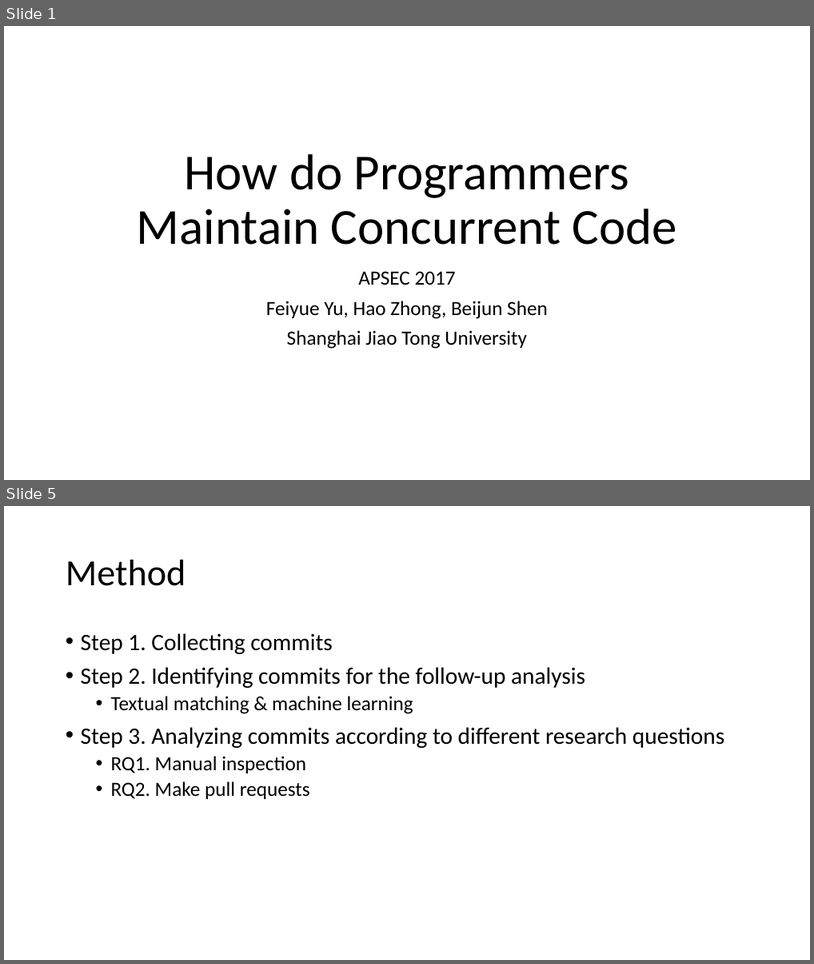
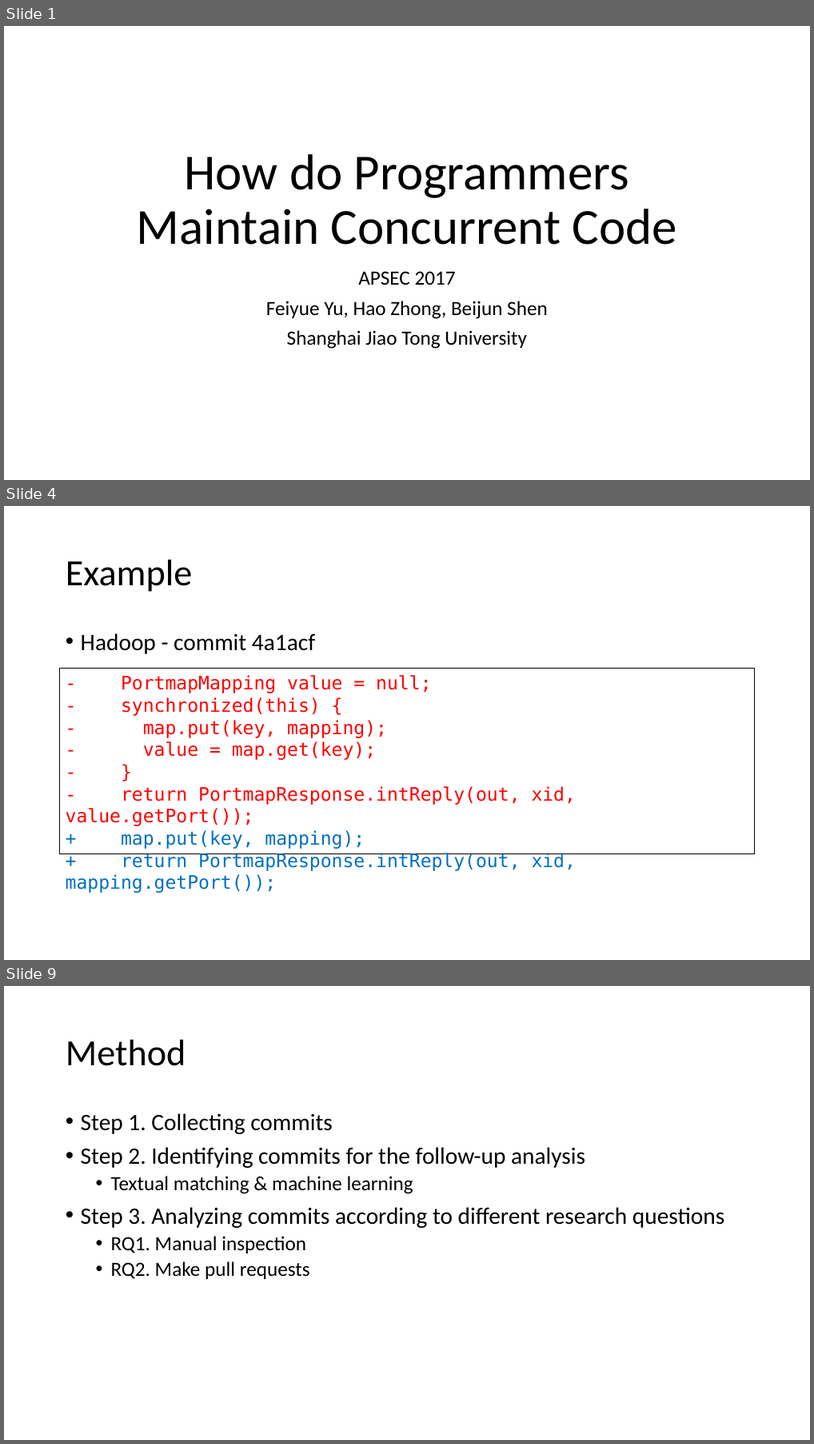
Before and after one commit to qwordy/Research, a slide deck: ppt/How do Programmers Maintain Concurrent Code.pptx. Shown one above the other, each under a label of ours: slides 1 and 5 before the commit, slides 1, 4 and 9 after it; the slides between them are not shown. The pictures are 814x964 and 814x1444 pixels, drawn with LibreOffice and Linux fonts; fonts in the diff are those of the drawing. Boxes give left, top, right and bottom in pixels: in the first picture for what was removed or moved away, otherwise in the second. Text is boxed around its words. In the diff, an @@ line names an element or a change of style, - is before the commit and + after.

```diff
--- a/ppt/How do Programmers Maintain Concurrent Code.pptx
+++ b/ppt/How do Programmers Maintain Concurrent Code.pptx
@@ slide 4 added at [4, 506, 810, 960], background #FFFFFF @@
@@ title added at [66, 560, 193, 592], 44 pt, text #000000 @@
+Example
@@ text added at [81, 633, 315, 654], 28 pt, text #000000 @@
+• Hadoop - commit 4a1acf
@@ rectangle added at [60, 668, 755, 853], fill #FFFFFF, outline #000000 1 pt, 22 pt, text #FF0000 @@
+- PortmapMapping value = null;
+- synchronized(this) {
+- map.put(key, mapping);
+- value = map.get(key);
+- }
+- return PortmapResponse.intReply(out, xid, value.getPort());
++ map.put(key, mapping);
++ return PortmapResponse.intReply(out, xid, mapping.getPort());
@@ what was slide 5 is now slide 9 @@
```
Also in this commit, not shown: 3 slides changed, 8 other slides added.
